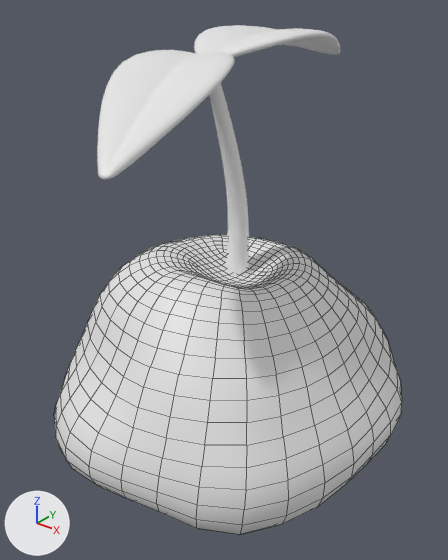
The FBX model SolarSamplingUnity/Assets/models/tree sampling/sampling.fbx, before and after one commit.
Before and after are seen from a camera (50 mm lens) standing at (0.306, -0.387, 0.251) and looking at (0.008, -0.015, 0.02). The axes (+X, +Y, +Z) are drawn at lower left. The lights are the same throughout. Mesh edges are drawn as thin lines on the coarser meshes. Where no turn or scale is listed for an object, it has been applied to the vertices.

The scene before the commit, as lines of its bpy script (objects in view):
```python
me_cube_004 = bpy.data.meshes.new('Cube.004')
me_cube_004.from_pydata(...)  # 898 vertices, 896 faces; spans x -0.132..0.148, y -0.157..0.164, z -0.005..0.182
me_plane_005 = bpy.data.meshes.new('Plane.005')
me_plane_005.from_pydata(...)  # 610 vertices, 608 faces; spans x -0.046..0.046, y 0.003..0.194, z -0.014..0.016
me_vert_002 = bpy.data.meshes.new('Vert.002')
me_vert_002.from_pydata(...)  # 866 vertices, 864 faces; spans x -0.011..0.011, y -0.026..0.024, z -0.035..0.2
ob_dirt = bpy.data.objects.new('Dirt', me_cube_004)
ob_dirt.location = (0.0051, -0.0098, -0.1403)
ob_leaf_1 = bpy.data.objects.new('Leaf 1', me_plane_005)
ob_leaf_1.location = (0.0, -0.0277, 0.201)
ob_sampling = bpy.data.objects.new('Sampling', me_vert_002)
ob_sampling.location = (0.0, 0.0, 0.0)
# also in view: 'Leaf 2' at (0.017, -0.096, 0.179)
```
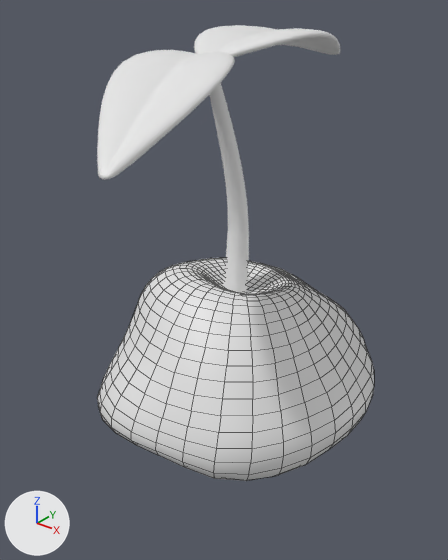
Commit message: New Sampling Size

What differs and where, as boxes [x1, y1, x2, y2] in the pictures (448 x 560 px):
'Dirt', reshaped, moved (20% narrower, 26% shorter): before [54, 235, 402, 535]; after [97, 258, 374, 481]

The change in detail:
me_cube_004 is used by ob_dirt; location (0.0051, -0.0098, -0.1403).
me_cube_004 had 898 vertices, 896 faces and spanned x -0.132..0.148, y -0.157..0.164, z -0.005..0.182.
me_cube_004 now has 898 vertices, 896 faces and spans x -0.106..0.122, y -0.127..0.13, z 0.004..0.149.
me_cube_004 part 1: 898 of 898 vertices moved; they spanned x -0.132..0.148, y -0.157..0.164, z -0.005..0.182 and now span x -0.106..0.122, y -0.127..0.13, z 0.004..0.149; mean shift (0.0, -0.002, -0.023); largest move (0.037, 0.07, 0.169) -> (0.027, 0.052, 0.128).
Object 'Dirt' (ob_dirt) moves from (0.0051, -0.0098, -0.1403) to (0.0051, 0.0039, -0.1256).
